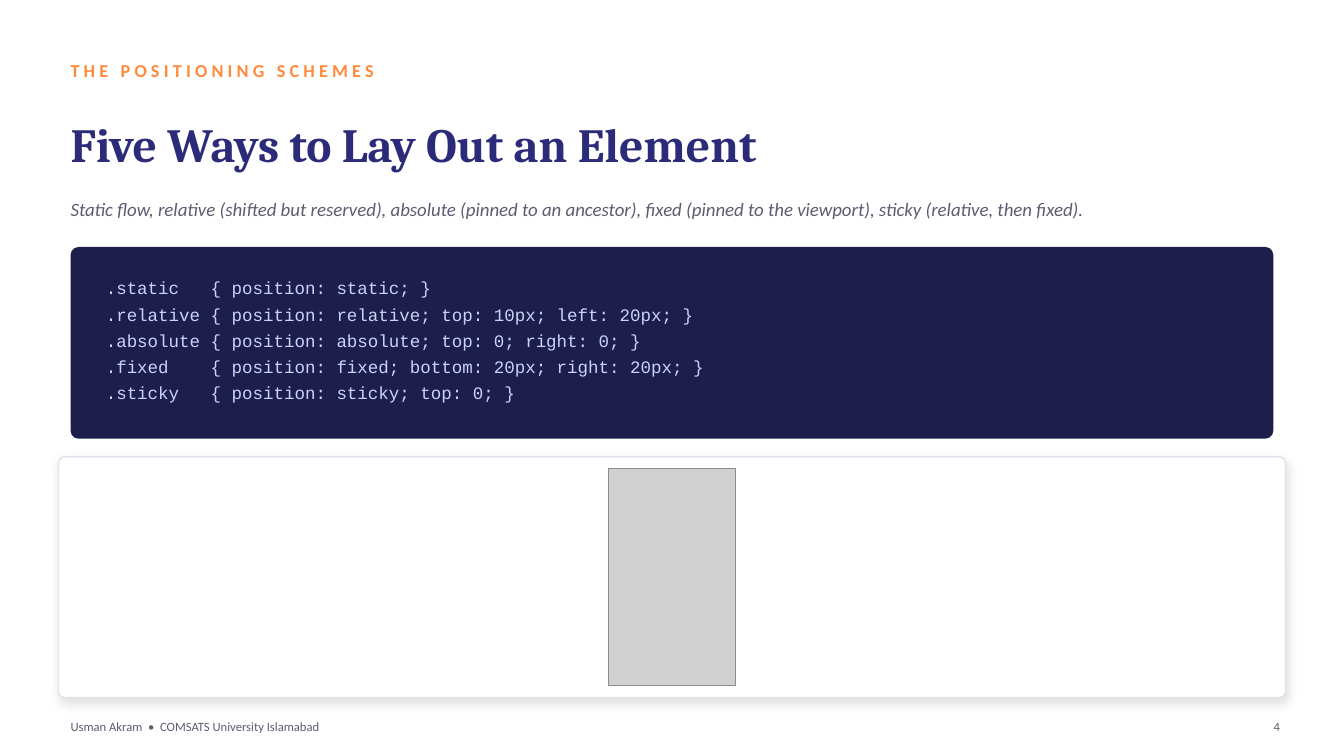
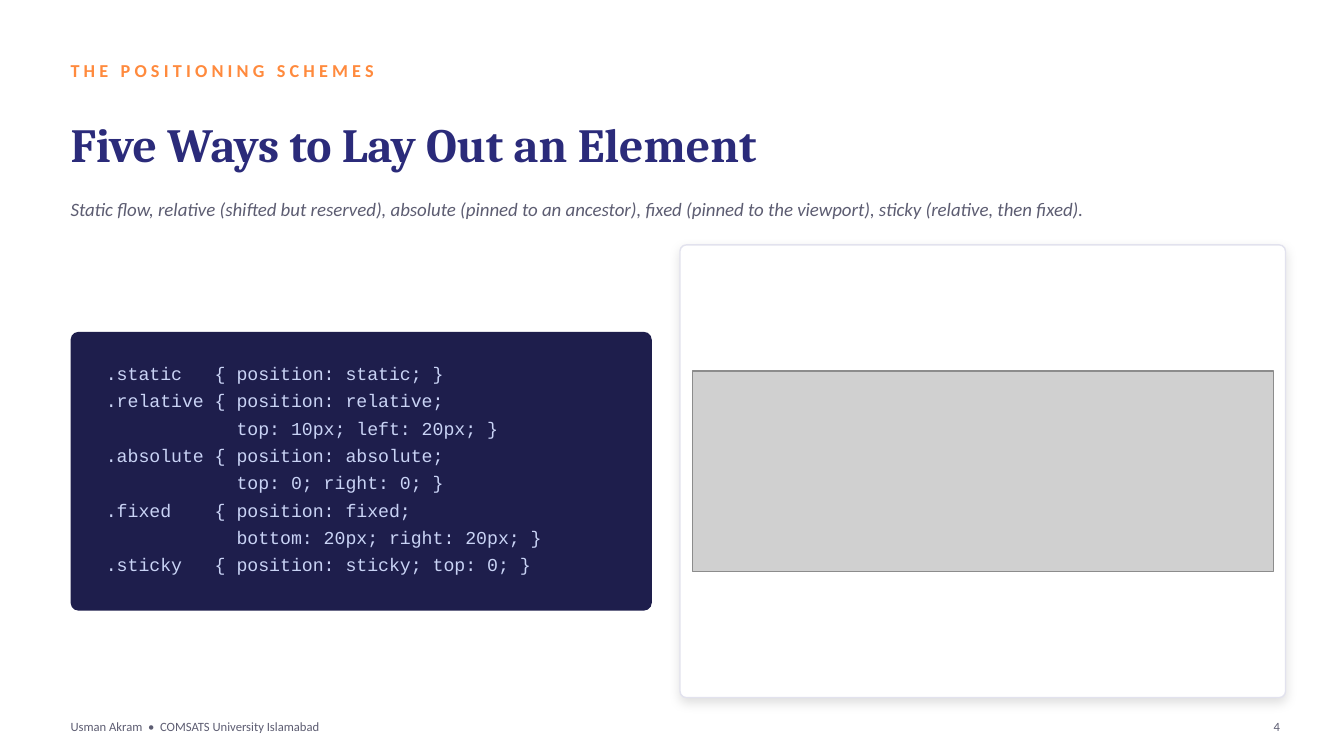
Before and after one commit to mua22/mern-web-book, a slide deck: slide 4 of slides/CSC336-Lecture-07-CSS-Positioning-and-Stacking.pptx. Drawn at 1344x756 pixels with LibreOffice and Linux fonts; fonts in the diff are those of the drawing; grey boxes stand for pictures. Boxes give left, top, right and bottom in pixels: in the first picture for what was removed or moved away, otherwise in the second. Text is boxed around its words. In the diff, an @@ line names an element or a change of style, - is before the commit and + after.

```diff
--- a/slides/CSC336-Lecture-07-CSS-Positioning-and-Stacking.pptx
+++ b/slides/CSC336-Lecture-07-CSS-Positioning-and-Stacking.pptx
@@ rounded rectangle: place and size @@
-rounded rectangle at (58,457,1286,698)
+rounded rectangle at (681,245,1287,698)
@@ rounded rectangle at (681,245,1287,698): proportions changed @@
@@ rounded rectangle at (71,332,652,611): proportions changed @@
@@ rounded rectangle: place and size @@
-rounded rectangle at (71,247,1273,439)
+rounded rectangle at (71,332,652,611)
@@ text ".static { position: static; }": place and size @@
-text ".static { position: static; }" at (106,282,682,403)
+text ".static { position: static; }" at (106,368,519,575)
@@ text at (106,368,509,575): size 12.5 to 13 pt in ".static { position: static; }", ".sticky { position: sticky; top: 0; }" @@
@@ picture added at (693,371,1274,572) @@
@@ text at (106,395,519,548): text changed; size 12.5 to 13 pt @@
-.relative { position: relative; top: 10px; left: 20px; }
-.absolute { position: absolute; top: 0; right: 0; }
-.fixed { position: fixed; bottom: 20px; right: 20px; }
+.relative { position: relative;
+top: 10px; left: 20px; }
+.absolute { position: absolute;
+top: 0; right: 0; }
+.fixed { position: fixed;
+bottom: 20px; right: 20px; }
@@ picture removed at (608,469,736,686) @@
```
Also in this commit, not shown: 7 other slides changed, 14 other files.
